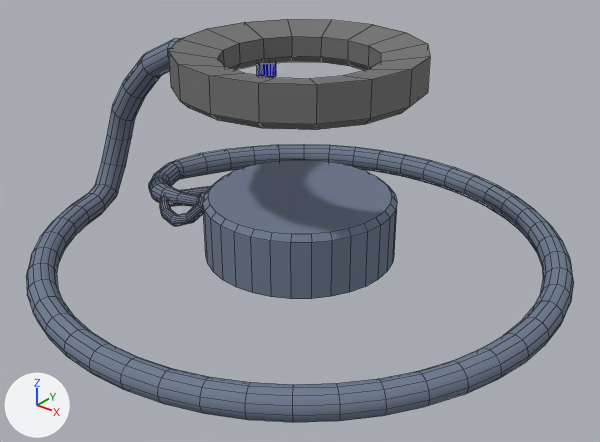
The Blender file Asset/Model/Main.blend as it was, and as the next commit left it.
Rendered twice from a 50 mm camera at (31.2, -39.0, 22.3) aimed at (1.2, -1.5, -1.0). The lights are fixed; the arrows at lower left show +X, +Y and +Z. Mesh edges are drawn as thin lines. The same objects are shown in both versions, whatever each file hides.
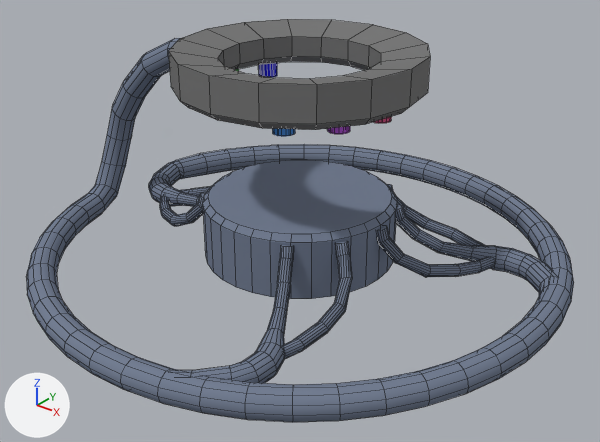
Pixel boxes (x1, y1, x2, y2) of what changed, in the pictures (600 x 442 px; the box of a moved part takes in the faces that stretch with it):
part 1 of me_cylinder_008, added
    after: (374, 117, 391, 123)
part 2 of me_cylinder_008, added
    after: (327, 126, 350, 134)
part 3 of me_cylinder_008, added
    after: (273, 129, 295, 136)
part 4 of me_cylinder_008, added (blue)
    after: (377, 226, 495, 277)
part 5 of me_cylinder_008, added (blue)
    after: (387, 184, 486, 246)
part 6 of me_cylinder_008, added (blue)
    after: (283, 241, 352, 359)
part 7 of me_cylinder_008, added (blue)
    after: (396, 204, 555, 298)
part 8 of me_cylinder_008, added (blue)
    after: (182, 245, 294, 383)
part 9 of me_cylinder_008, moved or reshaped
    before: (257, 63, 276, 77)
    after: (237, 63, 277, 77)

The change, as a diff of the scene's bpy script:
```diff
--- a/Asset/Model/Main.blend.py
+++ b/Asset/Model/Main.blend.py
@@ me_cylinder_008 @@
-me_cylinder_008.from_pydata(...)  # 1308 vertices, 1227 faces; spans x -17.2..17.8, y -17.8..17.8, z -4.7..9.8
+me_cylinder_008.from_pydata(...)  # 2316 vertices, 2093 faces; spans x -17.2..17.8, y -17.8..17.8, z -4.8..9.8
+# me_cylinder_008 part 1: the loose piece of 64 vertices spanning x -7.0..-5.6, y -0.7..0.7, z 6.4..7.6 is copied, and the copy is turned -180 degrees about the z axis through its middle and scaled by 0.95, then moved by (12.3, 0.0, 0.1), in mat_material_013 (pink #e75e92); it spans x 5.4..6.6, y -0.6..0.6, z 6.5..7.6
+# me_cylinder_008 part 2: the loose piece of 64 vertices spanning x -6.1..-4.8, y -3.8..-2.5, z 6.4..7.6 is copied, and the copy is turned 120 degrees about the z axis through its middle and scaled by 0.95, then moved by (10.7, 0.2, 0.1), in mat_material_014 (purple #c15fe7); it spans x 4.6..5.8, y -3.6..-2.4, z 6.5..7.6
+# me_cylinder_008 part 3: the loose piece of 64 vertices spanning x -6.1..-4.8, y -3.8..-2.5, z 6.4..7.6 is copied, and the copy is turned 90 degrees about the z axis through its middle and scaled by 0.95, then moved by (8.5, -2.0, 0.1), in mat_material_015 (blue #5093e7); it spans x 2.4..3.6, y -5.8..-4.6, z 6.5..7.6
+# me_cylinder_008 part 4: the loose piece of 112 vertices spanning x -12.9..-5.1, y -0.1..3.9, z -4.1..-0.4 is copied, and the copy is turned -149.5 degrees about the z axis through the mesh origin; it spans x 6.0..11.5, y -0.3..6.6, z -4.1..-0.4
+# me_cylinder_008 part 5: the loose piece of 112 vertices spanning x -12.9..-5.1, y -3.9..0.1, z -4.1..-0.4 is copied, and the copy is turned -149.5 degrees about the z axis through the mesh origin; it spans x 2.7..11.1, y 5.2..7.8, z -4.1..-0.4
+# me_cylinder_008 part 6: the loose piece of 112 vertices spanning x -12.9..-5.1, y -3.9..0.1, z -4.1..-0.4 is copied, and the copy is turned 121.6 degrees about the z axis through the mesh origin; it spans x 5.2..8.0, y -10.9..-2.6, z -4.1..-0.4
+# me_cylinder_008 part 7: a new loose piece of 176 vertices spanning x 5.1..16.9, y 2.8..7.7, z -4.8..-0.4, in mat_material_001 (blue #757f94)
+# me_cylinder_008 part 8: a new loose piece of 176 vertices spanning x 2.9..7.9, y -16.8..-5.0, z -4.5..-0.4, in mat_material_001 (blue #757f94)
+# me_cylinder_008 part 9
+# 4 vertices are removed from x -5.1, y -3.7..3.7, z 6.4..7.6
+# 14 faces are deleted
+# 32 vertices in x -6.8..-5.8, y -0.5..0.5, z 6.4..7.3 move by (0.3, 0.0, 0.1)
+# 17 vertices in x -6.9..-4.9, y 0.3..3.4, z 6.4..7.3 move by (0.3, -0.1, 0.1)
+# 17 vertices in x -6.9..-4.9, y -3.4..-0.3, z 6.4..7.3 move by (0.3, 0.1, 0.1)
+# 15 vertices in x -6.1..-5.0, y -3.8..-2.6, z 6.4..7.3 move by (0.3, 0.2, 0.1)
+# 15 vertices in x -6.1..-5.0, y 2.6..3.8, z 6.4..7.3 move by (0.3, -0.2, 0.1)
+# 10 vertices in x -5.7..-4.8, y -3.8..-2.7, z 6.4..7.3 move by (0.2, 0.2, 0.1)
+# 80 vertices move from x -7.0..-4.8, y -3.8..3.8, z 6.4..7.6 to x -6.6..-4.6, y -3.6..3.6, z 6.5..7.6
+# 4 vertices are added at (-4.7, -3.4, 6.5), (-4.7, -3.4, 7.6), (-4.7, 3.4, 6.5), (-4.7, 3.4, 7.6)
+# 7 new faces join them, mat_material_002 (red #e71402)
+# 7 new faces join them, mat_material_004 (blue #2625e7)
 me_cylinder_008.materials.append(mat_material)
@@ me_cylinder_008 @@
 me_cylinder_008.materials.append(mat_material_004)
+me_cylinder_008.materials.append(mat_material_011)  # orange #e77f37
+me_cylinder_008.materials.append(mat_material_012)  # red #e74144
+me_cylinder_008.materials.append(mat_material_013)  # pink #e75e92
+me_cylinder_008.materials.append(mat_material_014)  # purple #c15fe7
+me_cylinder_008.materials.append(mat_material_015)  # blue #5093e7
```
